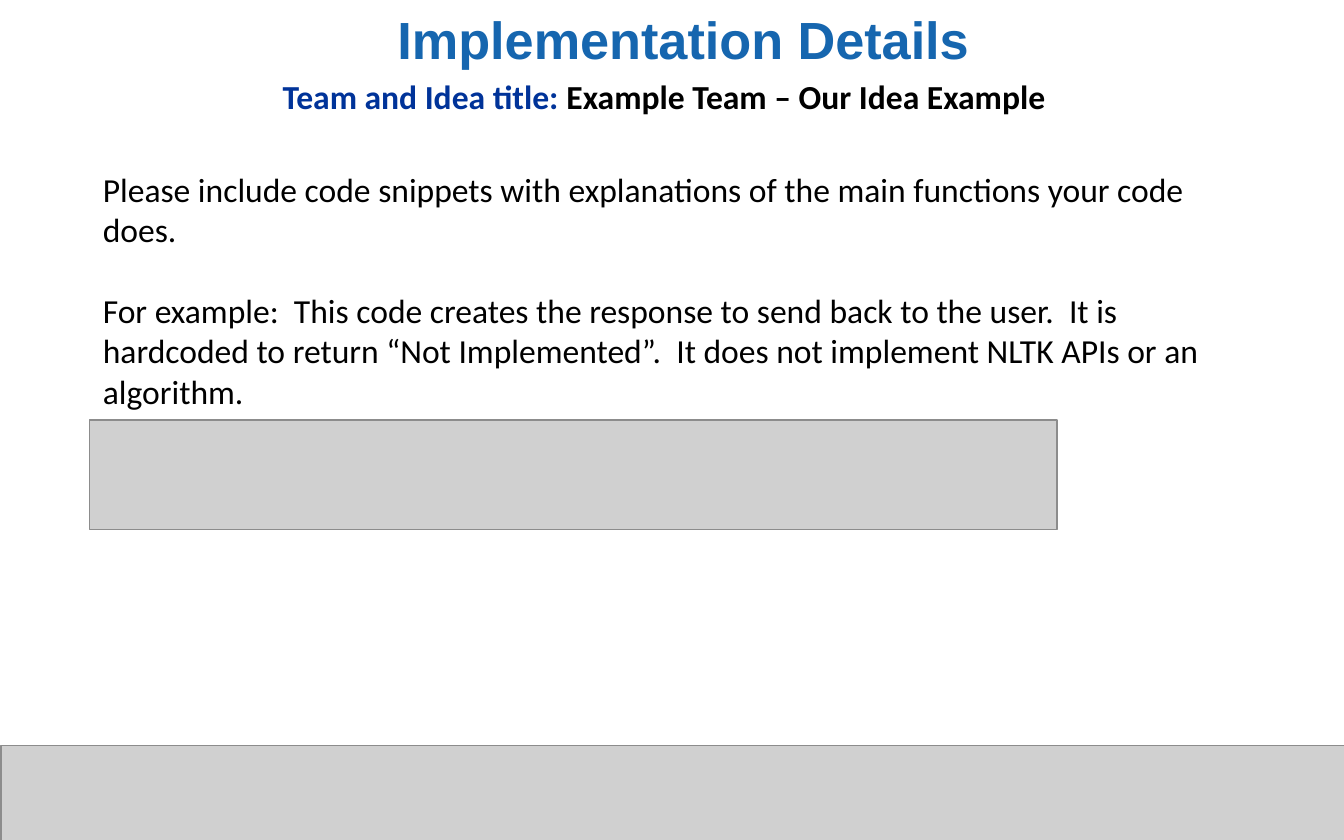
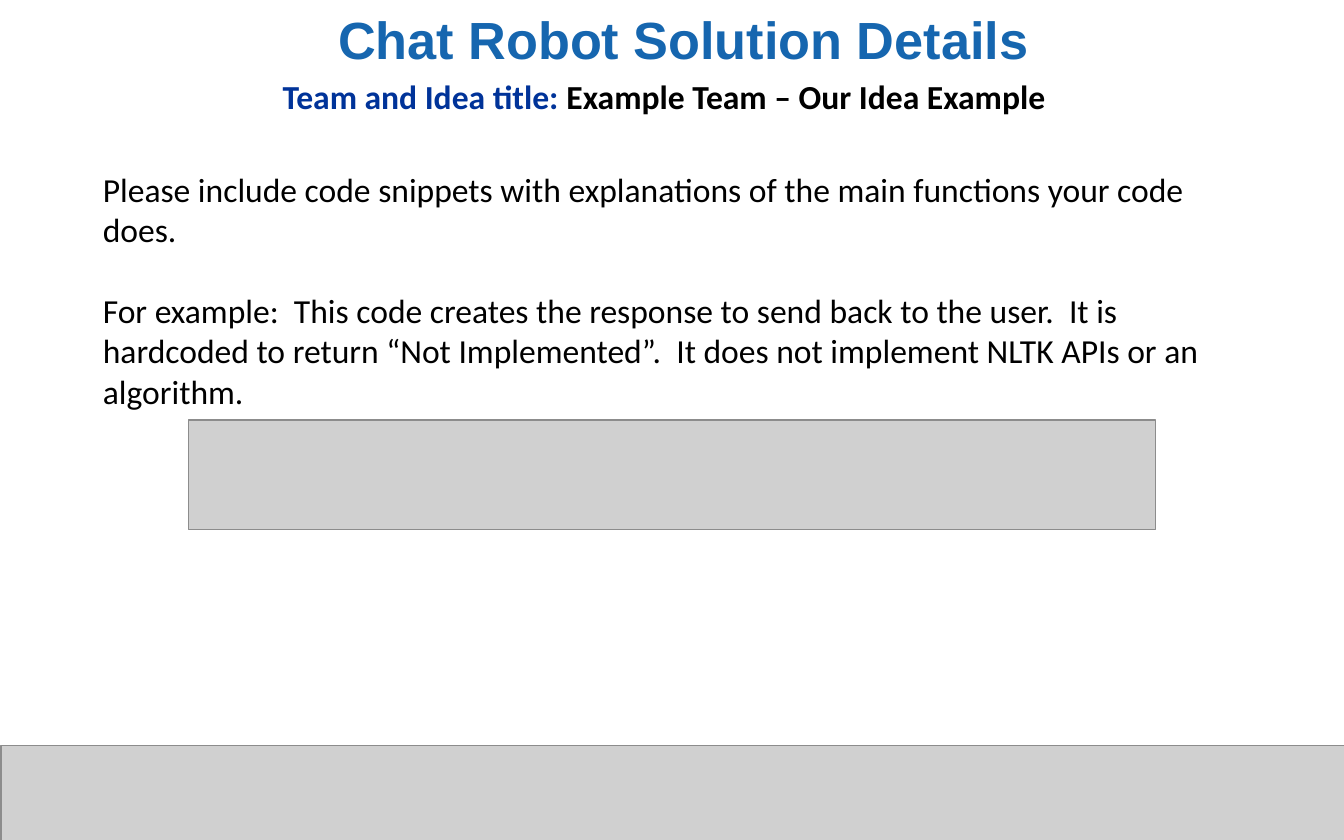
Before and after one commit to ASU-QUB-Challenge/FAQ, a slide deck: slide 5 of ASU-QUB_Challenge_Submission_template.pptx (slide 4 before the commit). Drawn at 1344x840 pixels with LibreOffice and Linux fonts; fonts in the diff are those of the drawing; grey boxes stand for pictures; background and template pictures are left out. Boxes give left, top, right and bottom in pixels: in the first picture for what was removed or moved away, otherwise in the second. Text is boxed around its words. In the diff, an @@ line names an element or a change of style, - is before the commit and + after.

```diff
--- a/ASU-QUB_Challenge_Submission_template.pptx
+++ b/ASU-QUB_Challenge_Submission_template.pptx
@@ text at <box>338,21,1028,60</box>: text changed @@
-Implementation Details
+Chat Robot Solution Details
@@ picture: place and size @@
-picture at <box>90,421,1058,530</box>
+picture at <box>188,421,1156,530</box>
```
Also in this commit, not shown: 2 other slides changed, 1 slide added.
